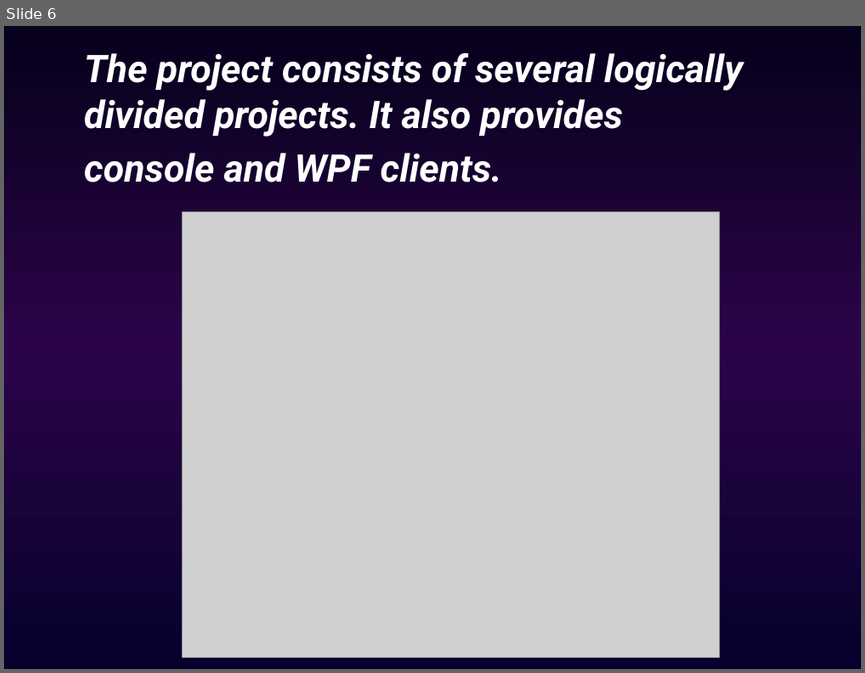
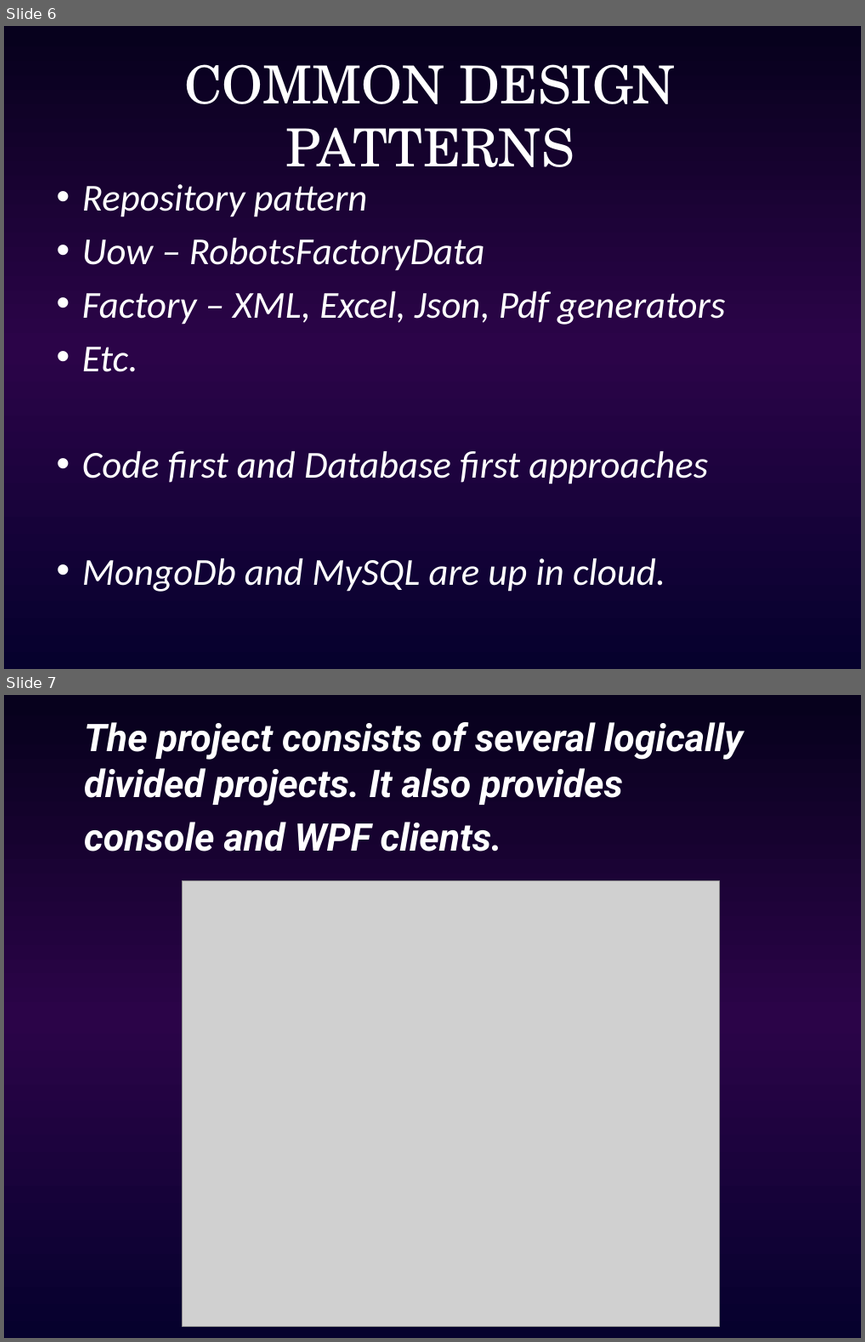
Before and after one commit to Team-Zealot-Databases/Databases-Teamwork-2014, a slide deck: Documentation/TeamZealotDark.pptx. Shown one above the other, each under a label of ours: slide 6 before the commit, slides 6 and 7 after it. The pictures are 865x673 and 865x1342 pixels, drawn with LibreOffice and Linux fonts; fonts in the diff are those of the drawing; grey boxes stand for pictures. Boxes give left, top, right and bottom in pixels: in the first picture for what was removed or moved away, otherwise in the second. Text is boxed around its words. In the diff, an @@ line names an element or a change of style, - is before the commit and + after.

```diff
--- a/Documentation/TeamZealotDark.pptx
+++ b/Documentation/TeamZealotDark.pptx
@@ slide 6 added at (4, 26, 861, 669), background gradient #07011D to #2B0448 to #06012D @@
@@ text added at (184, 64, 676, 167), 44 pt, text #FFFFFF @@
+COMMON DESIGN PATTERNS
@@ text added at (82, 184, 725, 591), 32 pt, text #FFFFFF, italic @@
+• Repository pattern
+• Uow – RobotsFactoryData
+• Factory – XML, Excel, Json, Pdf generators
+• Etc.
+• Code first and Database first approaches
+• MongoDb and MySQL are up in cloud.
@@ what was slide 6 is now slide 7 @@
```
Also in this commit, not shown: 11 other files.
